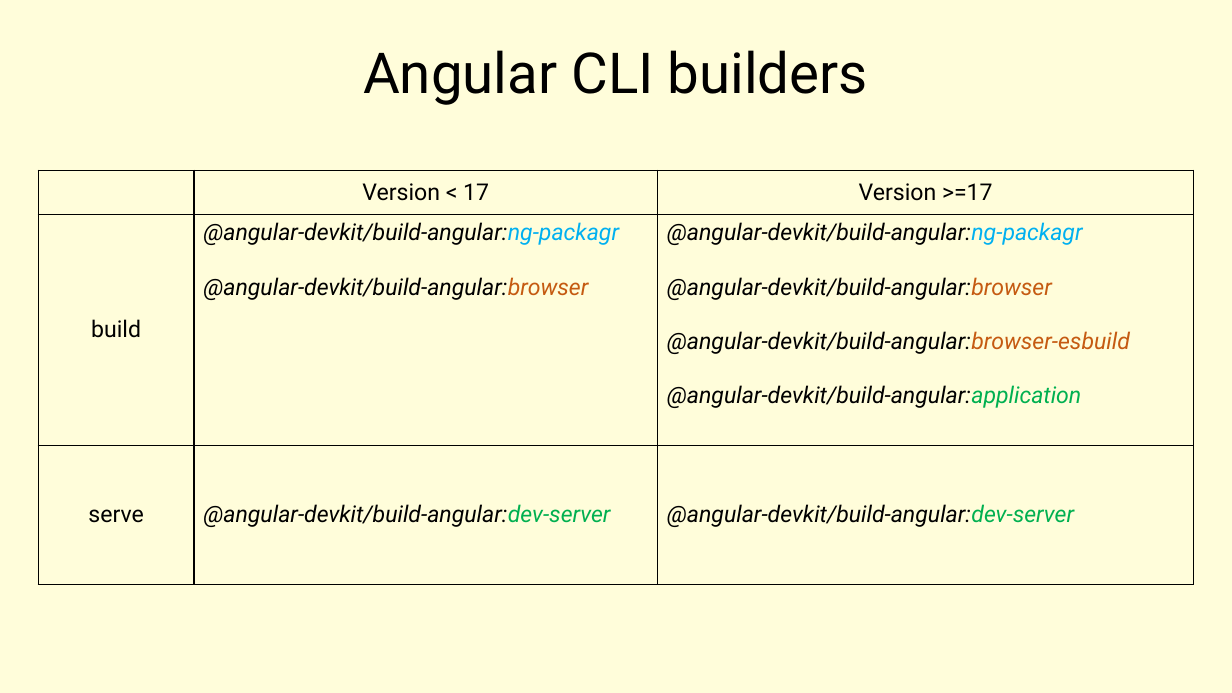
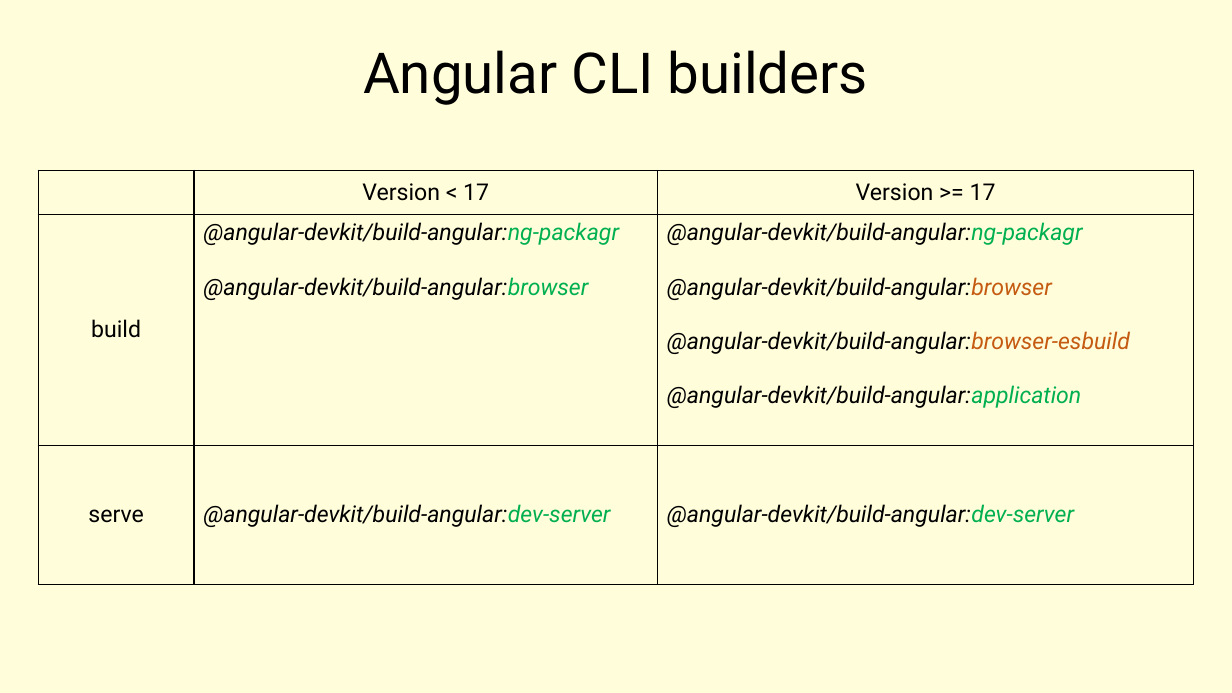
Before and after one commit to kheruvimovv/obsidian-vault, a slide deck: slide 7 of my-brain/Лекция GS/Сборка Angular приложения.pptx. Drawn at 1232x693 pixels with LibreOffice and Linux fonts; fonts in the diff are those of the drawing. Boxes give left, top, right and bottom in pixels: in the first picture for what was removed or moved away, otherwise in the second. Text is boxed around its words. In the diff, an @@ line names an element or a change of style, - is before the commit and + after.

```diff
--- a/my-brain/Лекция GS/Сборка Angular приложения.pptx
+++ b/my-brain/Лекция GS/Сборка Angular приложения.pptx
@@ table at (38,170,1194,584) @@
-row 1, column 3: Version >=17
+row 1, column 3: Version >= 17
@@ text colour #00B0F0 to #00B050 in "@angular-devkit/build-angular:ng-packagr", "@angular-devkit/build-angular:ng-packagr" @@
@@ text colour #C55A11 to #00B050 in "@angular-devkit/build-angular:browser" @@
```
Also in this commit, not shown: 3 other slides changed, 2 other files.
